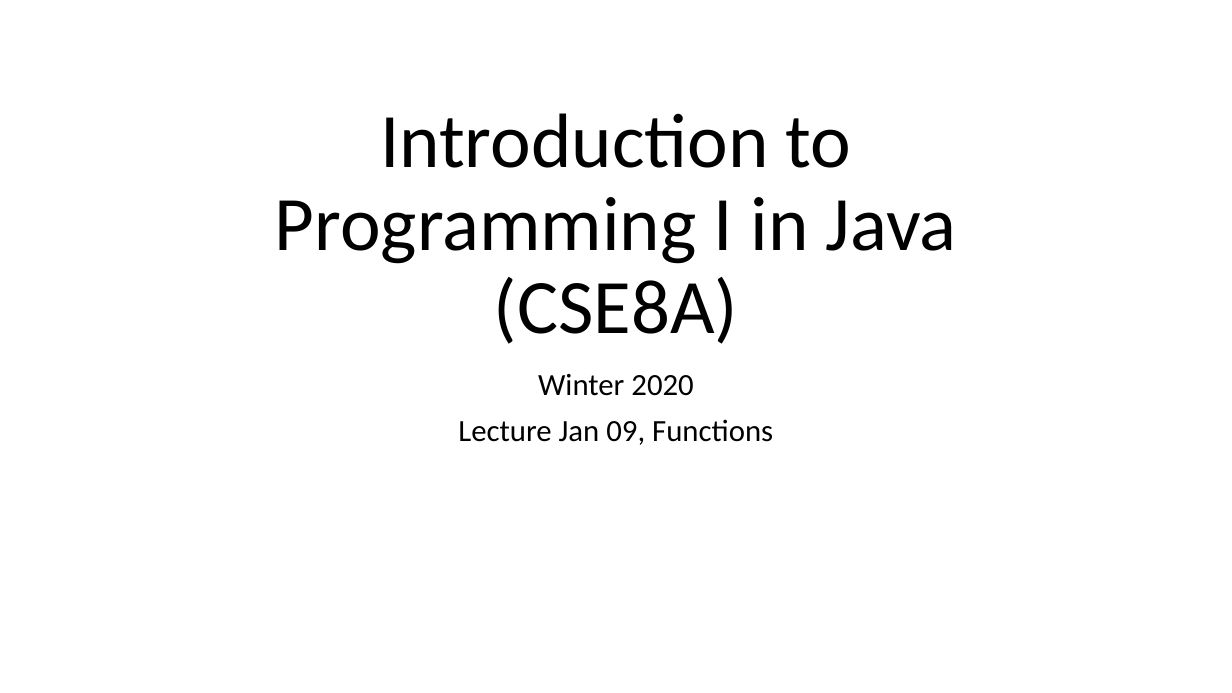
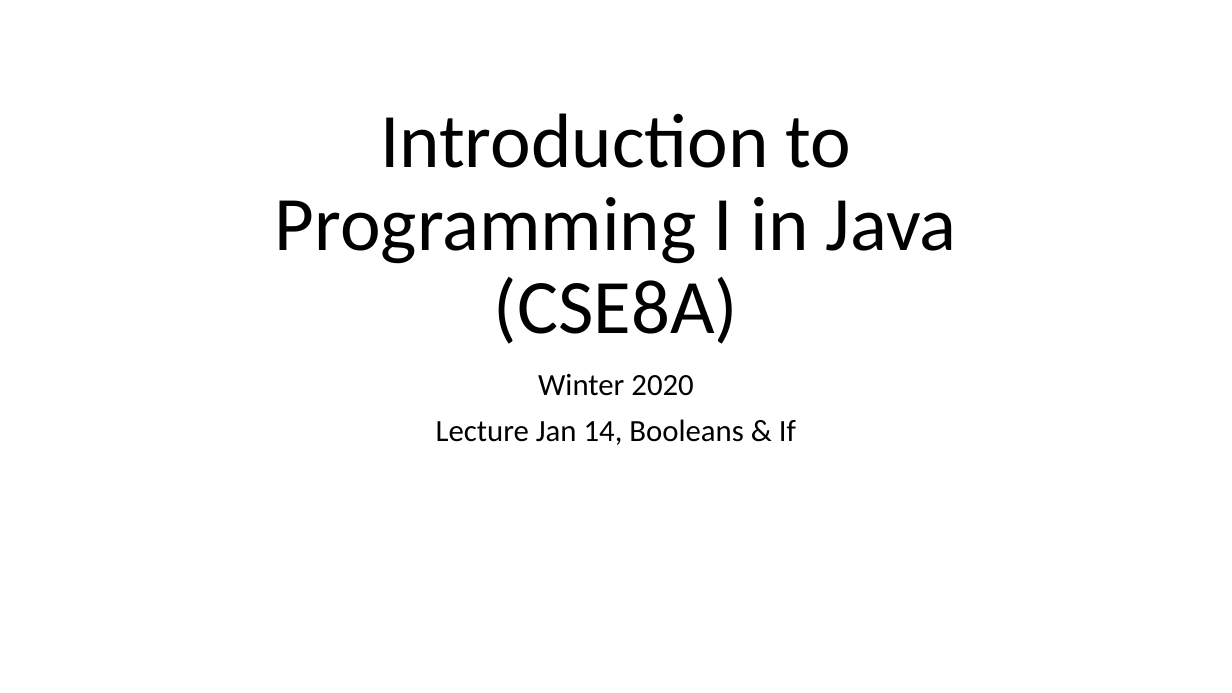
Before and after one commit to catherinefxia/ucsd-cse8a-w20.github.io, a slide deck: slide 1 of lectures/CSE8AW20-01-14-Lec3-Booleans-If/CSE8AW20-01-09-Lec3-Booleans-If-slides.pptx. Drawn at 1232x693 pixels with LibreOffice and Linux fonts; fonts in the diff are those of the drawing. Boxes give left, top, right and bottom in pixels: in the first picture for what was removed or moved away, otherwise in the second. Text is boxed around its words. In the diff, an @@ line names an element or a change of style, - is before the commit and + after.

```diff
--- a/lectures/CSE8AW20-01-14-Lec3-Booleans-If/CSE8AW20-01-09-Lec3-Booleans-If-slides.pptx
+++ b/lectures/CSE8AW20-01-14-Lec3-Booleans-If/CSE8AW20-01-09-Lec3-Booleans-If-slides.pptx
@@ subtitle at [436,419,796,445]: text changed @@
-Lecture Jan 09, Functions
+Lecture Jan 14, Booleans & If
```
Also in this commit, not shown: 2 other slides changed.
